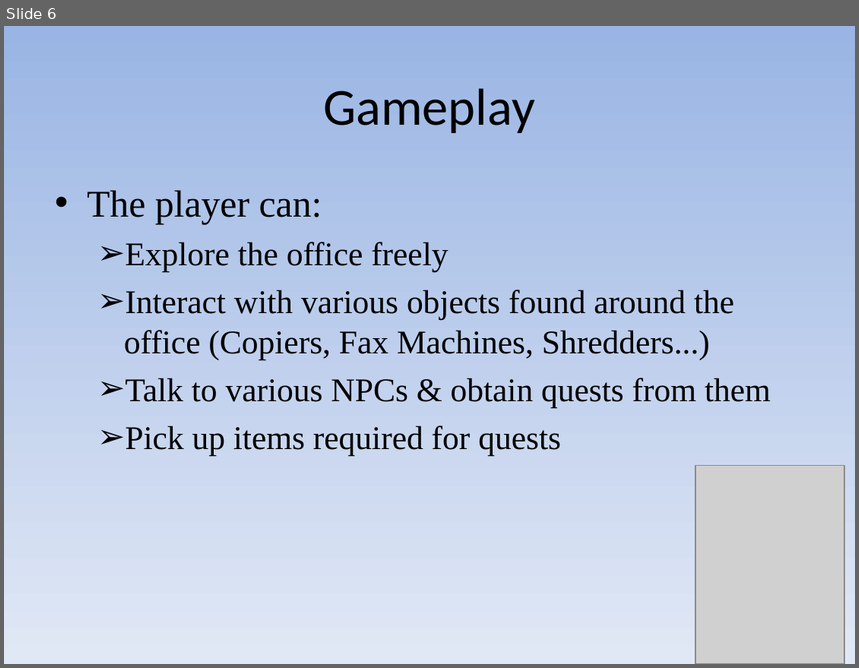
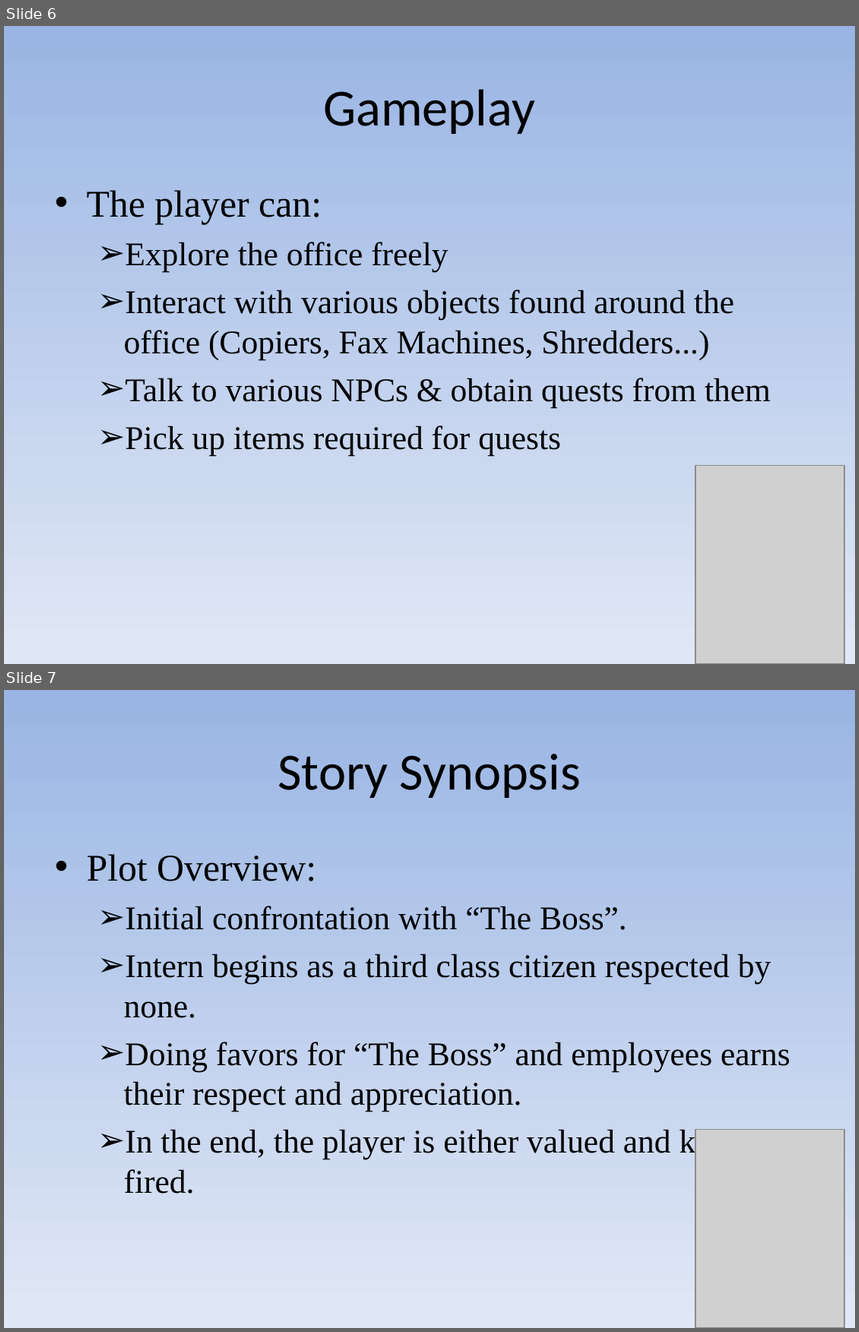
Before and after one commit to bambams/intern-quest-old, a slide deck: docs/proposal_show.pps. Shown one above the other, each under a label of ours: slide 6 before the commit, slides 6 and 7 after it. The pictures are 859x668 and 859x1332 pixels, drawn with LibreOffice and Linux fonts; fonts in the diff are those of the drawing; grey boxes stand for pictures. Boxes give left, top, right and bottom in pixels: in the first picture for what was removed or moved away, otherwise in the second. Text is boxed around its words. In the diff, an @@ line names an element or a change of style, - is before the commit and + after.

```diff
--- a/docs/proposal_show.pps
+++ b/docs/proposal_show.pps
@@ slide 7 added at box(4, 690, 855, 1328), background gradient #9AB5E4 to #E1E8F5 @@
@@ text added at box(278, 754, 581, 798), 44 pt, text #000000 @@
+Story Synopsis
@@ text added at box(87, 854, 791, 1194), 28 pt, text #000000 @@
+• Plot Overview:
+  ➢ Initial confrontation with “The Boss”.
+  ➢ Intern begins as a third class citizen respected by none.
+  ➢ Doing favors for “The Boss” and employees earns their respect and appreciation.
+  ➢ In the end, the player is either valued and kept or fired.
@@ picture added at box(696, 1129, 845, 1328) @@
@@ slide 6 changed as well @@
@@ text "The player can:" at box(87, 190, 771, 456): indent changed @@
```
Also in this commit, not shown: 4 other slides changed, 8 other slides added.
